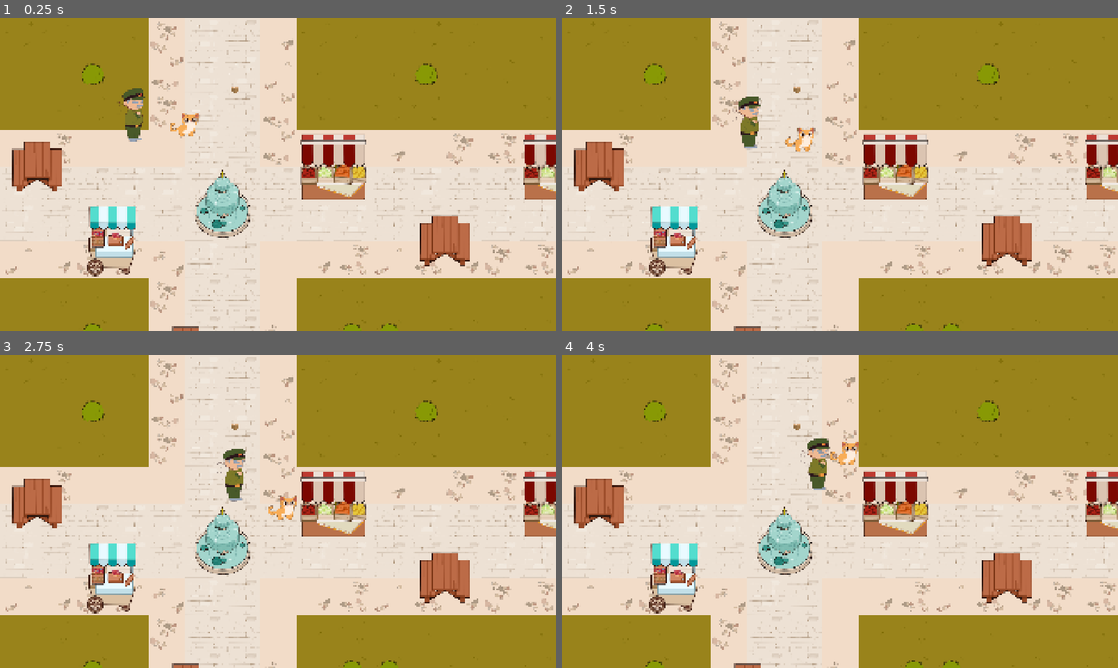
Above: before the commit, frames 1-4 (two rows, left to right).
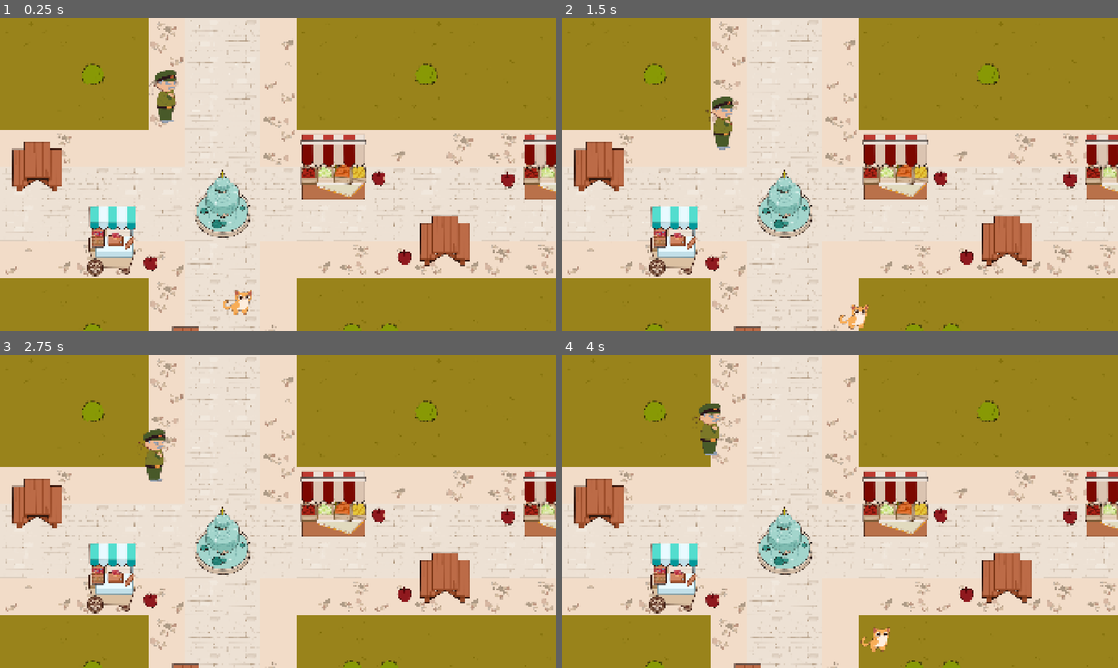
Above: after the commit, the same moments.

Repository: Lambozhuang/project-cats
Game: Godot game, scene res://demo_1.tscn
Same seed, same stepped clock (60 frames per second), same inputs: the game is played once before the commit and once after it. Before the commit the project has no main scene; this scene is started directly in both runs.
Inputs:
- Up to frame 1 (0.25 s): no input
- Up to frame 2 (1.5 s): hold Right (move_right) 0.53-1.28 s; tap G (carry) at 0.6, 1.35 s; hold Down (move_down) from 1.28 s (still down)
- Up to frame 3 (2.75 s): release Down (move_down) at 2.03 s; hold Right (move_right) from 2.03 s (still down); tap G (carry) at 2.1 s
- Up to frame 4 (4 s): release Right (move_right) at 2.78 s; hold Up (move_up) 2.78-3.53 s; tap G (carry) at 2.85, 3.6 s; hold Left (move_left) from 3.53 s (still down)

The runs differ from the first frame. In frame 1, 1.8% of the frame differs, in the area x 21-93%, y 16-95%; in frame 2, 1.8%; in frame 3, 1.6%; in frame 4, 1.8%, in the area x 23-93%, y 15-95%.

Commit message:
Cleanup and replace item sprite

Diff:
--- a/demo_1.tscn
+++ b/demo_1.tscn
@@ -10,10 +10,24 @@
 [node name="level1_map" parent="." instance=ExtResource("1_5c1db")]
 
 [node name="Player" parent="." instance=ExtResource("1_6c8g1")]
-position = Vector2(634, 368)
+position = Vector2(819, 980)
 
 [node name="Villain" parent="." instance=ExtResource("2_5c1db")]
-position = Vector2(413, 326)
+position = Vector2(565, 251)
 
-[node name="Item" parent="." instance=ExtResource("3_5c1db")]
-position = Vector2(810, 245)
+[node name="Node" type="Node" parent="."]
+
+[node name="Item" parent="Node" instance=ExtResource("3_5c1db")]
+position = Vector2(1752, 557)
+
+[node name="Item2" parent="Node" instance=ExtResource("3_5c1db")]
+position = Vector2(1306, 551)
+
+[node name="Item3" parent="Node" instance=ExtResource("3_5c1db")]
+position = Vector2(1395, 825)
+
+[node name="Item4" parent="Node" instance=ExtResource("3_5c1db")]
+position = Vector2(518, 844)
+
+[node name="Item5" parent="Node" instance=ExtResource("3_5c1db")]
+position = Vector2(1946, 664)
--- a/item.gd
+++ b/item.gd
@@ -1,4 +1,4 @@
-extends StaticBody2D
+extends Node2D
 
 var isCarried = false
 
@@ -9,7 +9,9 @@
 
 func _physics_process(delta: float) -> void:
 	if isCarried == true:
-		self.position = get_node("../Player/Marker2D").get_global_position()
+		var attach_point = get_node("../../Player/Marker2D").get_global_position()
+		var offset = Vector2(40, 30)  # Adjust the x value as desired
+		self.position = attach_point + offset
 
 
 func _input(event: InputEvent) -> void:
@@ -17,15 +19,15 @@
 		print("carry the item")
 		var bodies = $Area2D.get_overlapping_bodies()
 		for body in bodies:
-			if body.name == "Player" and get_node("../Player").canCarry == true:
+			if body.name == "Player" and get_node("../../Player").canCarry == true:
 				isCarried = true
-				get_node("../Player").canCarry = false
+				get_node("../../Player").canCarry = false
 
 	elif Input.is_action_just_released("carry"):
 		if isCarried:
 			print("release the item")
 			isCarried = false
-			get_node("../Player").canCarry = true
+			get_node("../../Player").canCarry = true
 
 func _on_area_2d_body_entered(body: Node2D) -> void:
 	print("touch item")
--- a/item.tscn
+++ b/item.tscn
@@ -1,24 +1,18 @@
-[gd_scene load_steps=5 format=3 uid="uid://hibqxwj4bwo3"]
+[gd_scene load_steps=4 format=3 uid="uid://hibqxwj4bwo3"]
 
-[ext_resource type="Texture2D" uid="uid://dii4y3p2qsbse" path="res://box.png" id="1_tnite"]
 [ext_resource type="Script" uid="uid://wy1t8pvxjn7q" path="res://item.gd" id="1_ttk8k"]
-
-[sub_resource type="CircleShape2D" id="CircleShape2D_ttk8k"]
+[ext_resource type="Texture2D" uid="uid://b12k4wkdl5041" path="res://assets/sprites/items/apple.PNG" id="2_ttk8k"]
 
 [sub_resource type="CircleShape2D" id="CircleShape2D_kg5e7"]
-radius = 18.0
+radius = 30.0167
 
-[node name="Item" type="StaticBody2D"]
+[node name="Item" type="Node2D"]
+scale = Vector2(0.7, 0.7)
 script = ExtResource("1_ttk8k")
 metadata/_edit_group_ = true
 
 [node name="Sprite2D" type="Sprite2D" parent="."]
-scale = Vector2(0.05, 0.05)
-texture = ExtResource("1_tnite")
-
-[node name="CollisionShape2D" type="CollisionShape2D" parent="."]
-shape = SubResource("CircleShape2D_ttk8k")
-disabled = true
+texture = ExtResource("2_ttk8k")
 
 [node name="Area2D" type="Area2D" parent="."]
 
--- a/project.godot
+++ b/project.godot
@@ -11,6 +11,7 @@
 [application]
 
 config/name="Project Cats"
+run/main_scene="uid://bgnn78kuqqjks"
 config/features=PackedStringArray("4.4", "Forward Plus")
 config/icon="res://icon.svg"
 
Binary file removed: air_balloon.png
Not shown, removed: air_balloon.png.import
Binary file changed: assets/sprites/items/apple.PNG
Not shown, changed: assets/sprites/items/apple.PNG.import
Binary file removed: bird.png
Not shown, removed: bird.png.import
Binary file removed: box.png
Not shown, removed: box.png.import
Not shown: 1 places in demo_1.tscn that only renumber resources
